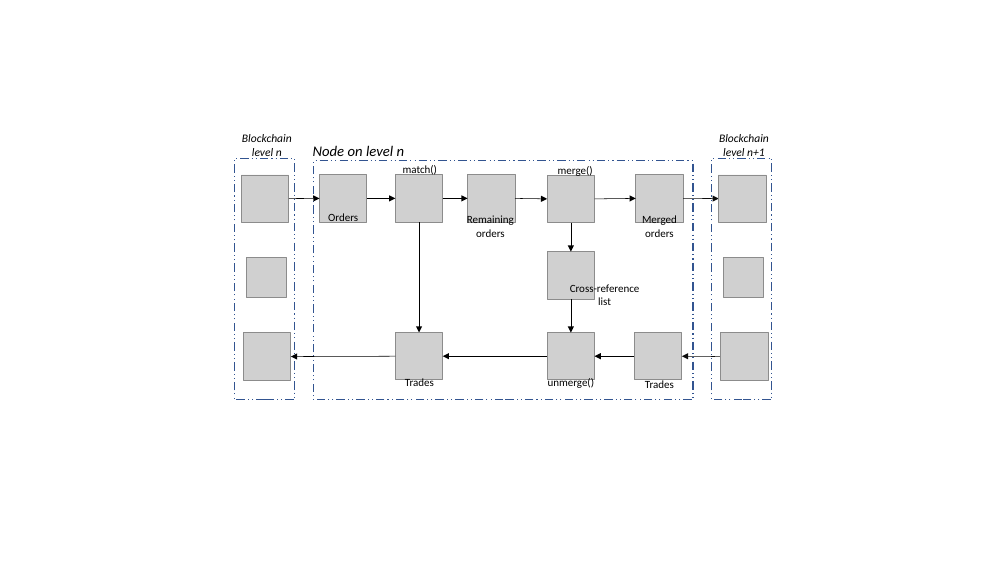
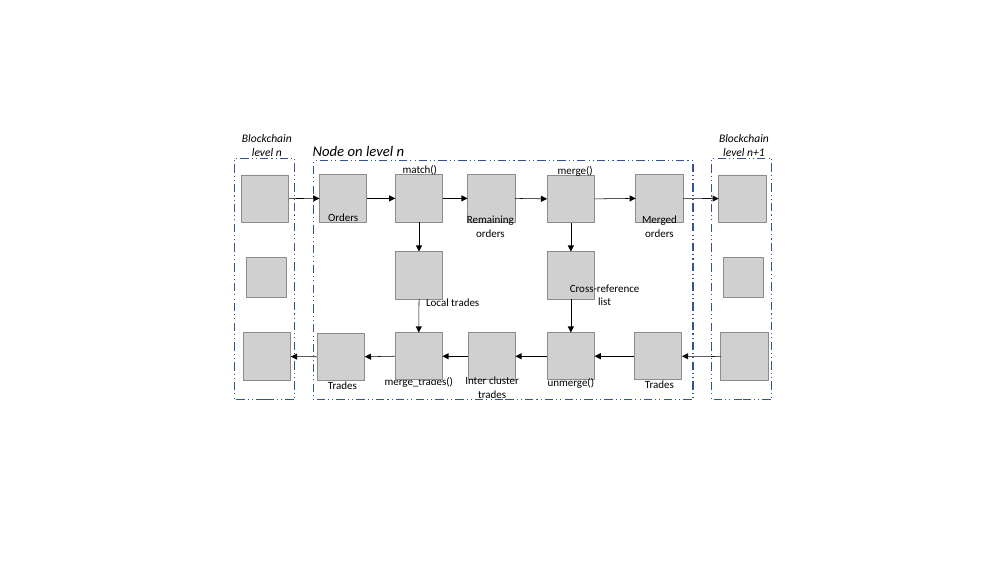
Before and after one commit to blockchain-lab/eXchains, a slide deck: slide 1 of Balancing_Algorithm/Trading algorithm Visualized.pptx. Drawn at 1008x567 pixels with LibreOffice and Linux fonts; fonts in the diff are those of the drawing; grey boxes stand for pictures. Boxes give left, top, right and bottom in pixels: in the first picture for what was removed or moved away, otherwise in the second. Text is boxed around its words. In the diff, an @@ line names an element or a change of style, - is before the commit and + after.

```diff
--- a/Balancing_Algorithm/Trading algorithm Visualized.pptx
+++ b/Balancing_Algorithm/Trading algorithm Visualized.pptx
@@ arrow moved from (419, 222) - (419, 333) to (419, 222) - (419, 252) @@
@@ arrow moved from (395, 356) - (291, 357) to (318, 357) - (291, 357) @@
@@ group added at box(318, 252, 519, 400): 3 pictures, 3 texts, 3 arrows @@
+Inter cluster trades
+Local trades
+Trades
@@ arrow moved from (547, 356) - (443, 356) to (547, 356) - (516, 356) @@
@@ text at box(385, 376, 453, 388): text changed @@
-Trades
+merge_trades()
```
Also in this commit, not shown: 1 other slide changed.
